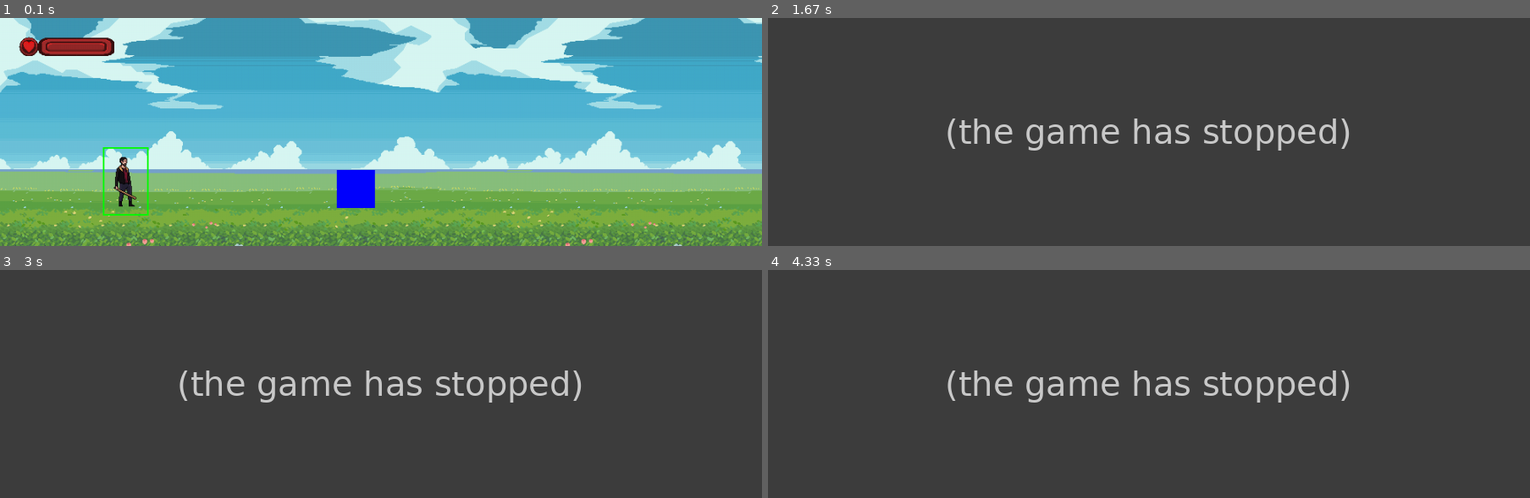
Above: before the commit, frames 1-4 (two rows, left to right).
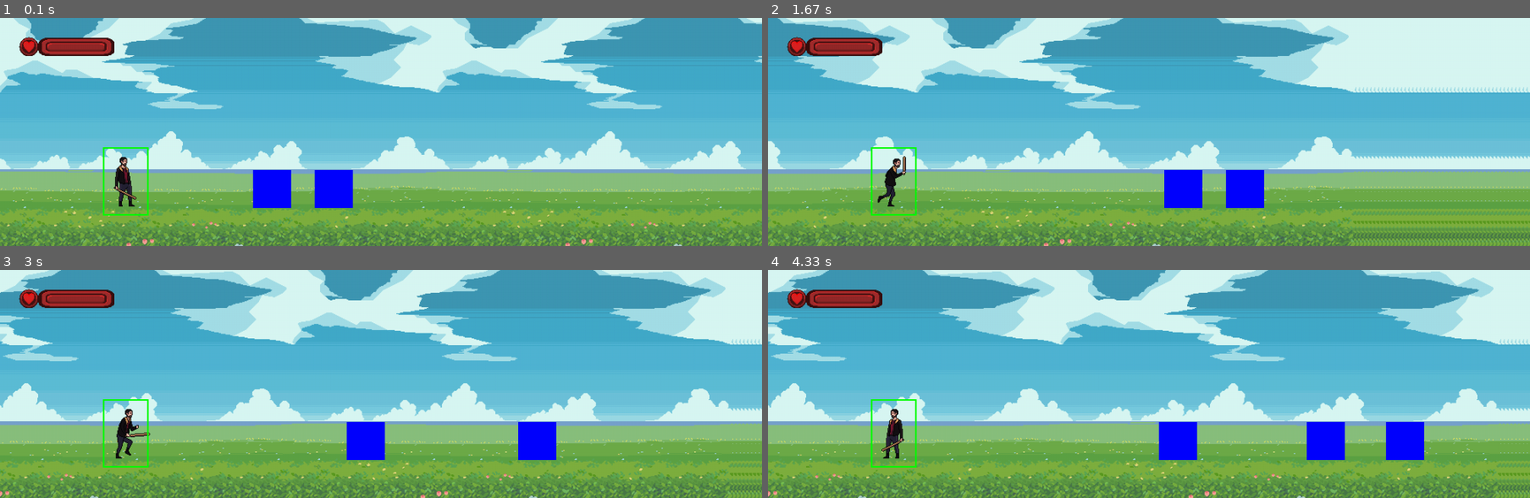
Above: after the commit, the same moments.

Repository: AdrianHerzberger/pyGame_arcade
Game: pygame game, started from game.py
Same seed, same stepped clock (60 frames per second), same inputs: the game is played once before the commit and once after it.
Inputs:
- Up to frame 1 (0.1 s): no input
- Up to frame 2 (1.67 s): hold Space 0.33-0.8 s; hold Right 0.33-0.8 s; hold Right 0.83-1.3 s; hold Right from 1.33 s (still down)
- Up to frame 3 (3 s): release Right at 1.8 s; hold Left 1.83-2.37 s; tap , at 1.98 s; hold Left 2.4-2.8 s; hold Right from 2.83 s (still down)
- Up to frame 4 (4.33 s): release Right at 3.47 s; tap Space at 3.5, 3.9, 4.2 s; hold Left 3.83-4.3 s; tap , at 3.98 s

The runs differ from the first frame. In frame 1, 1.9% of the frame differs, in the area x 33-50%, y 66-84%; in frame 2, 100%; in frame 3, 100%, in the area x 0-100%, y 0-100%; in frame 4, 100%.
Error before the commit: IndexError: list index out of range (character_animations.py line 125); the game stopped at 0.8 s (later frames are placeholders)

Commit message:
implement health bar logic

Diff:
--- a/character_animations.py
+++ b/character_animations.py
@@ -1,6 +1,5 @@
 import pygame
 from pygame.locals import *
-
 
 class Character_Animation:
     def __init__(self):
@@ -115,9 +114,11 @@
             self.hurt_animation.append(hurt_sprite)
 
     def set_current_animation(self, steps):
+        if self.current_animation_steps != steps:
+            self.current_frame = 0
         self.current_animation_steps = steps
         self.animation_delay = self.base_animation_delay / self.max_steps
-        print(f"current steps animations runs={self.current_animation_steps}")
+        #print(f"current steps animations runs={self.current_animation_steps}")
 
     def get_current_idle_animation(self):
         self.set_current_animation(self.idle_animation_steps)
--- a/game.py
+++ b/game.py
@@ -34,7 +34,7 @@
         player.update(enemies)
         player_animation = player.get_current_animation()
         screen.blit(player_animation, (player.x_pos, player.y_pos))
-        player.player_health_animation.draw_health_bar()
+        player.player_health_animation.draw_health_bar(player.player_health_meter_center, player.player_health_meter_right, player.player_health_meter_left)
         player.collision_handler.draw(screen)
 
         Enemy.draw_all(screen, enemies)
--- a/globals.py
+++ b/globals.py
@@ -11,11 +11,11 @@
 OFFSET_X = 35
 OFFSET_Y = 50
 
-ENEMY_X_POS = 430
+ENEMY_X_POS = 320
 ENEMY_Y_POS = 200
-ENEMY_MIN_RANGE = 50
-ENEMY_MAX_RANGE = 600
+ENEMY_MIN_RANGE = 500
+ENEMY_MAX_RANGE = 3200
 
 
-MAX_PLAYER_HEALTH = 100
+MAX_PLAYER_HEALTH = 1000
 ENEMY_DAMAGE = 10
--- a/health_bar_animations.py
+++ b/health_bar_animations.py
@@ -9,8 +9,7 @@
             "meter_icon_holder_red",
             "health_icon",
             "meter_bar_holder_left_edge_red",
-            "meter_bar_holder_center-repeating_red_1",
-            "meter_bar_holder_center-repeating_red_2",
+            "meter_bar_holder_center-repeating_red",
             "meter_bar_holder_right_edge_red",
             "meter_bar_center-repeating_red",
             "meter_bar_left_edge_red",
@@ -28,6 +27,8 @@
             ).convert_alpha()
             if name == "health_icon":
                 scaled_image = self.scaled_image(img, 15, 15)
+            elif name == "meter_bar_holder_center-repeating_red":
+                scaled_image = self.scaled_image(img, 50, 25)
             elif name == "meter_bar_center-repeating_red":
                 scaled_image = self.scaled_image(img, 50, 25)
             else:
@@ -43,8 +44,7 @@
             "meter_icon_holder_red": (25, 25),
             "health_icon": (30, 30),
             "meter_bar_holder_left_edge_red": (50, 25),
-            "meter_bar_holder_center-repeating_red_1": (75, 25),
-            "meter_bar_holder_center-repeating_red_2": (100, 25),
+            "meter_bar_holder_center-repeating_red": (75, 25),
             "meter_bar_holder_right_edge_red": (125, 25),
             "meter_bar_center-repeating_red":(75, 25),
             "meter_bar_left_edge_red": (50, 25),
@@ -52,7 +52,18 @@
         }
         return positions
 
-    def draw_health_bar(self):
+    def draw_health_bar(self, current_width_center, current_width_right, current_width_left):
+        self.images_health_bar["meter_bar_center-repeating_red"] = self.scaled_image(
+            self.images_health_bar["meter_bar_center-repeating_red"], current_width_center, 25
+        )
+        self.images_health_bar["meter_bar_right_edge_red"] = self.scaled_image(
+            self.images_health_bar["meter_bar_right_edge_red"], current_width_right, 25
+        )
+        self.images_health_bar["meter_bar_left_edge_red"] = self.scaled_image(
+            self.images_health_bar["meter_bar_left_edge_red"], current_width_left, 25
+        )
+        self.health_bar_positions["meter_bar_right_edge_red"] = (75 + current_width_center, 25)
+
         for name in self.health_bar:
             img = self.images_health_bar[name]
             pos = self.health_bar_positions[name]
--- a/player.py
+++ b/player.py
@@ -24,8 +24,11 @@
         self.inputs = GameInputs()
         self.character_animation = Character_Animation()
         self.collision_handler = Player_Collision(self)
-        self.player_health = Player_Health(MAX_PLAYER_HEALTH)
+        self.player_health = Player_Health()
         self.player_health_animation = Health_Bar_Animation(screen)
+        self.player_health_meter_center = 50
+        self.player_health_meter_right = 25
+        self.player_health_meter_left = 25
 
     def update(self, enemies):
         self.key = pygame.key.get_pressed()
@@ -61,17 +64,15 @@
 
         return self.y_pos
 
-    def player_health_status(self):
-        pass
-
     def handle_collisions(self, enemies):
         enemy_collisions = self.collision_handler.get_hits(enemies)
-        print(f"Is player colliding with enemy: {enemy_collisions}")
-
+        """
+        player is currently able to take damage but not to heal.
+        Implement healing timeout
+        """
         if enemy_collisions:
             self.is_hit = True
-            print(f"Player gets hit {self.is_hit}")
-            self.player_health.taking_damage(ENEMY_DAMAGE)
+            self.update_player_health()
         else:
             self.is_hit = False
 
@@ -81,6 +82,19 @@
 
         if not self.player_health.is_alive():
             print("Player is dead!")
+
+    def update_player_health(self):
+        current_health = self.player_health.taking_damage(ENEMY_DAMAGE)
+        if self.player_health_meter_center > 0:
+            self.player_health_meter_center -= 1
+        elif self.player_health_meter_right > 0:
+            self.player_health_meter_right -= 1
+        elif self.player_health_meter_left > 0:
+            self.player_health_meter_left -= 1
+            if self.player_health_meter_center < 0:
+                self.player_health_meter_center = 0
+                self.player_health_meter_left = 0
+                self.player_health_meter_right = 0
 
     def resolve_player_inputs(self):
         self.key = pygame.key.get_pressed()
--- a/player_collision.py
+++ b/player_collision.py
@@ -22,7 +22,7 @@
         for enemy in enemies:
             if self.player_collision_rect.colliderect(enemy.rect):
                 collisions.append(enemy)
-        print(f"Whats is the current collision status:", collisions)
+        #print(f"Whats is the current collision status:", collisions)
         return collisions
 
     def check_collisions_x(self, enemies):
@@ -38,9 +38,9 @@
     def check_collisions_y(self, enemies):
         self.player.on_ground = False
         self.player_collision_rect.topleft = (self.player.x_pos + self.offset_x, self.player.y_pos + self.offset_y)
-        print(f"Whats the current y-pos={self.player_collision_rect.y}")
+        #print(f"Whats the current y-pos={self.player_collision_rect.y}")
         collisions = self.get_hits(enemies)
-        print(f"Current collision status {collisions}")
+        #print(f"Current collision status {collisions}")
         for enemy in collisions:
             if self.player_collision_rect.bottom > enemy.rect.top and self.player_collision_rect.top < enemy.rect.bottom:
                 if self.player_collision_rect.centery > enemy.rect.centery:
--- a/player_health.py
+++ b/player_health.py
@@ -4,14 +4,15 @@
 
 
 class Player_Health:
-    def __init__(self, max_health):
-        self.max_health = max_health
-        self.current_health = max_health
+    def __init__(self):
+        self.max_health = MAX_PLAYER_HEALTH
+        self.current_health = self.max_health
 
     def taking_damage(self, damage):
         self.current_health -= damage
         if self.current_health < 0:
             self.current_health = 0
+        return self.current_health
 
     def heal_up(self, heal):
         self.current_health += heal
Renamed: assets/character/health_bar/meter_bar_holder_center-repeating_red_1.png -> assets/character/health_bar/meter_bar_holder_center-repeating_red.png
Binary file removed: assets/character/health_bar/meter_bar_holder_center-repeating_red_2.png
Binary file removed: assets/character/health_bar/meter_text_background_center_repeating_red.png
Binary file removed: assets/character/health_bar/meter_text_background_left_edge_red.png
Binary file removed: assets/character/health_bar/meter_text_background_red.png
Binary file removed: assets/character/health_bar/meter_text_background_right_edge_red.png
